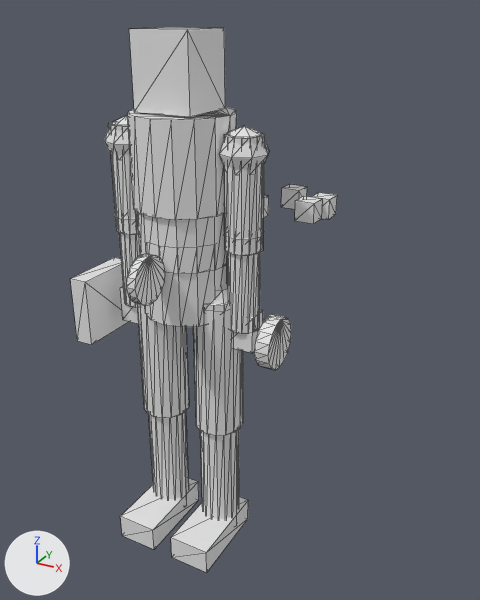
One commit to the glTF model assets/persona/CAIRN_avatar_v2_LOD0.glb: the scene before it, then after it.
Before and after are seen from a 50 mm lens placed at (1.112, -1.674, 1.777), pointed at (0.178, 0.025, 0.928). The lights are fixed; the arrows at lower left show +X, +Y and +Z. The older version comes first. Mesh edges are drawn as thin lines.

Names of what the first picture shows: 'CAIRN_Body_LOD0'.
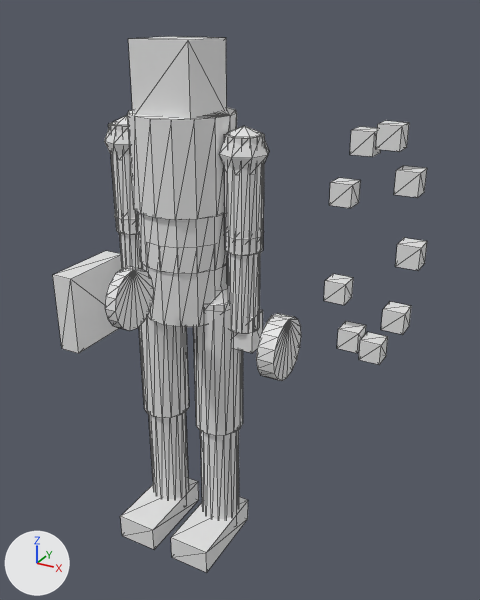
Commit message: cairn: DF-PERSONA-09 avatar v2r2四项处置(REFUSE轴改Z/符号件外移/臂角收敛/颈已接)

What differs and where, as boxes (x1, y1, x2, y2) in the pictures (480 x 600 px; the box of a moved part takes in the faces that stretch with it):
'CAIRN_Body_LOD0', reshaped (40% wider)
    before: (70, 27, 337, 573)
    after: (53, 36, 427, 573)
part 1 of me_cairn_body, moved or reshaped
    before: (129, 27, 225, 117)
    after: (128, 36, 227, 119)
part 2 of me_cairn_body, moved or reshaped
    before: (70, 258, 130, 345)
    after: (53, 251, 122, 353)
part 3 of me_cairn_body, moved or reshaped
    before: (254, 314, 291, 370)
    after: (256, 313, 301, 381)
part 4 of me_cairn_body, moved or reshaped
    before: (126, 253, 165, 305)
    after: (105, 266, 154, 331)
part 5 of me_cairn_body, moved or reshaped (not visible before)
    after: (324, 274, 353, 305)
part 6 of me_cairn_body, moved or reshaped (not visible before)
    after: (337, 321, 366, 353)
part 7 of me_cairn_body, moved or reshaped (not visible before)
    after: (359, 332, 388, 365)
part 8 of me_cairn_body, moved or reshaped (not visible before)
    after: (381, 302, 411, 335)
part 9 of me_cairn_body, moved or reshaped (not visible before)
    after: (395, 238, 427, 271)
part 10 of me_cairn_body, moved or reshaped
    before: (281, 184, 307, 209)
    after: (394, 166, 427, 198)
part 11 of me_cairn_body, moved or reshaped
    before: (312, 193, 337, 220)
    after: (376, 121, 409, 152)
part 12 of me_cairn_body, moved or reshaped
    before: (295, 196, 322, 224)
    after: (350, 127, 381, 157)
part 13 of me_cairn_body, moved or reshaped (mostly hidden before)
    before: (264, 195, 269, 217)
    after: (329, 178, 361, 208)

What changed in the scene script:
```text
Change me_cairn_body:
    used by ob_cairn_body_lod0; location = (0.0, 0.0, 0.0)
    remove me_cairn_body.from_pydata(...)  # 828 vertices, 1500 faces; spans x -0.38..0.38, y -0.29..0.37, z 0.0..1.73
    add me_cairn_body.from_pydata(...)  # 828 vertices, 1500 faces; spans x -0.4..0.75, y -0.39..0.16, z 0.0..1.7
    me_cairn_body part 1: the loose piece of 8 vertices spanning x -0.09..0.09, y -0.1..0.09, z 1.5..1.73 is moved by (0.0, 0.0, -0.02)
    me_cairn_body part 2: the loose piece of 8 vertices spanning x -0.36..-0.3, y -0.16..0.08, z 0.73..0.96 is scaled about its middle by (1.19, 1.17, 1.17), then moved by (-0.03, -0.02, 0.0)
    me_cairn_body part 3: the loose piece of 32 vertices spanning x 0.31..0.35, y -0.12..0.04, z 0.76..0.93 is scaled about its middle by (1.22, 1.2, 1.2), then moved by (0.03, -0.02, 0.0)
    me_cairn_body part 4: the loose piece of 32 vertices spanning x -0.01..0.01, y -0.29..-0.14, z 0.98..1.12 is scaled about its middle by (1.17, 1.2, 1.2), then moved by (0.0, -0.08, -0.03)
    me_cairn_body part 5: the loose piece of 8 vertices spanning x -0.2..-0.13, y 0.12..0.18, z 1.17..1.23 is moved by (0.69, -0.2, -0.14)
    me_cairn_body part 6: the loose piece of 8 vertices spanning x -0.36..-0.29, y 0.17..0.23, z 1.17..1.23 is moved by (0.91, -0.25, -0.27)
    me_cairn_body part 7: the loose piece of 8 vertices spanning x -0.38..-0.32, y 0.23..0.3, z 1.17..1.23 is moved by (0.99, -0.31, -0.29)
    me_cairn_body part 8: the loose piece of 8 vertices spanning x -0.25..-0.19, y 0.29..0.35, z 1.17..1.23 is moved by (0.92, -0.37, -0.19)
    me_cairn_body part 9: the loose piece of 8 vertices spanning x -0.03..0.03, y 0.31..0.37, z 1.17..1.23 is moved by (0.72, -0.39, 0.0)
    me_cairn_body part 10: the loose piece of 8 vertices spanning x 0.19..0.25, y 0.29..0.35, z 1.17..1.23 is moved by (0.48, -0.37, 0.19)
    me_cairn_body part 11: the loose piece of 8 vertices spanning x 0.32..0.38, y 0.23..0.3, z 1.17..1.23 is moved by (0.29, -0.31, 0.29)
    me_cairn_body part 12: the loose piece of 8 vertices spanning x 0.29..0.36, y 0.17..0.23, z 1.17..1.23 is moved by (0.25, -0.25, 0.27)
    me_cairn_body part 13: the loose piece of 8 vertices spanning x 0.13..0.2, y 0.12..0.18, z 1.17..1.23 is moved by (0.37, -0.2, 0.14)
    other edits to the shape of me_cairn_body do not show in these pictures
```
